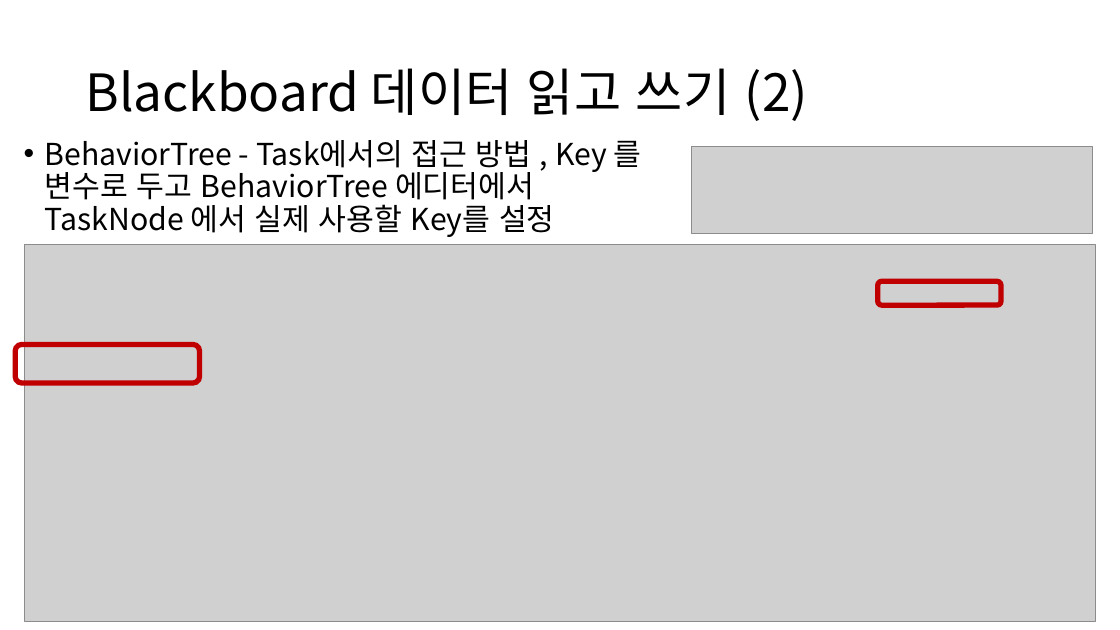
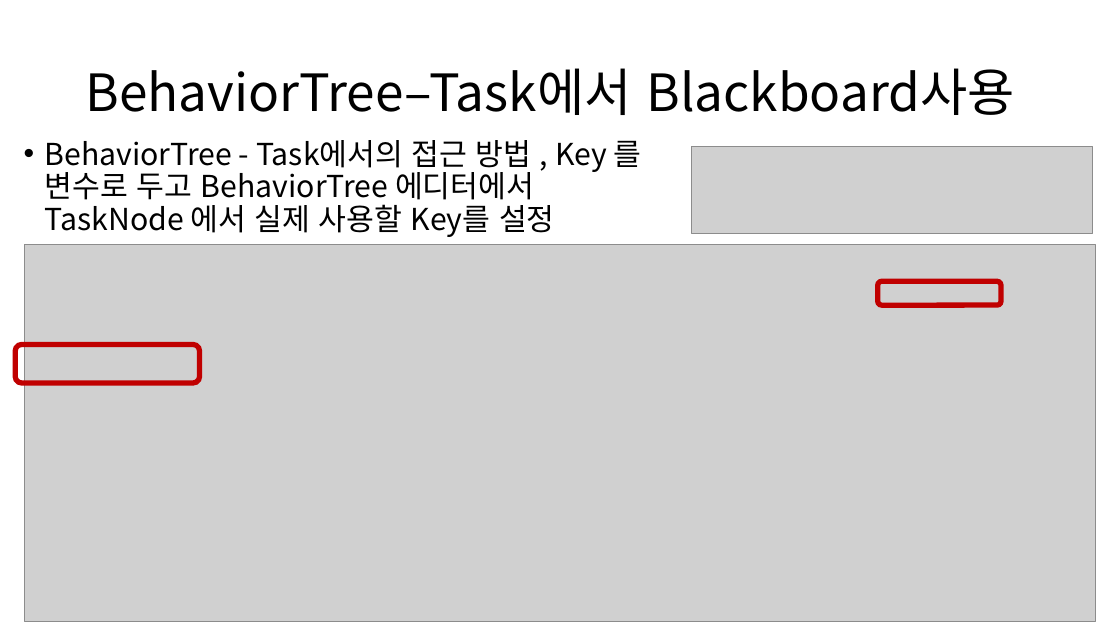
Before and after one commit to ldw9981/UE4_Blueprint, a slide deck: slide 28 of Day04/AI.pptx. Drawn at 1120x630 pixels with LibreOffice and Linux fonts; fonts in the diff are those of the drawing; grey boxes stand for pictures. Boxes give left, top, right and bottom in pixels: in the first picture for what was removed or moved away, otherwise in the second. Text is boxed around its words. In the diff, an @@ line names an element or a change of style, - is before the commit and + after.

```diff
--- a/Day04/AI.pptx
+++ b/Day04/AI.pptx
@@ title at (x1=85, y1=68, x2=1014, y2=115): text changed @@
-Blackboard 데이터 읽고 쓰기 (2)
+BehaviorTree–Task에서 Blackboard사용
```
Also in this commit, not shown: 4 other slides changed, 2 slides added, 1 slide removed, 10 other files.
